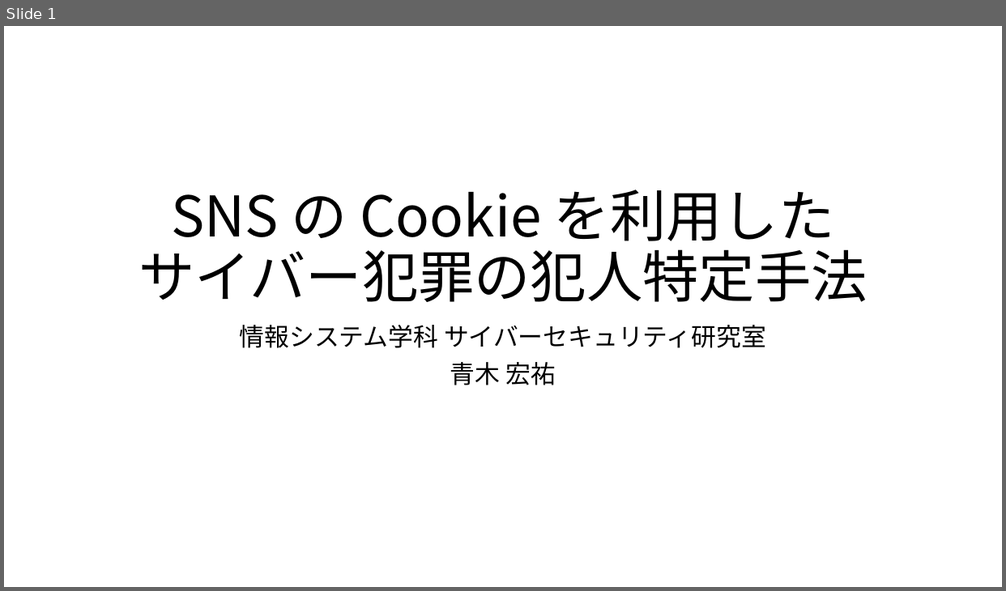
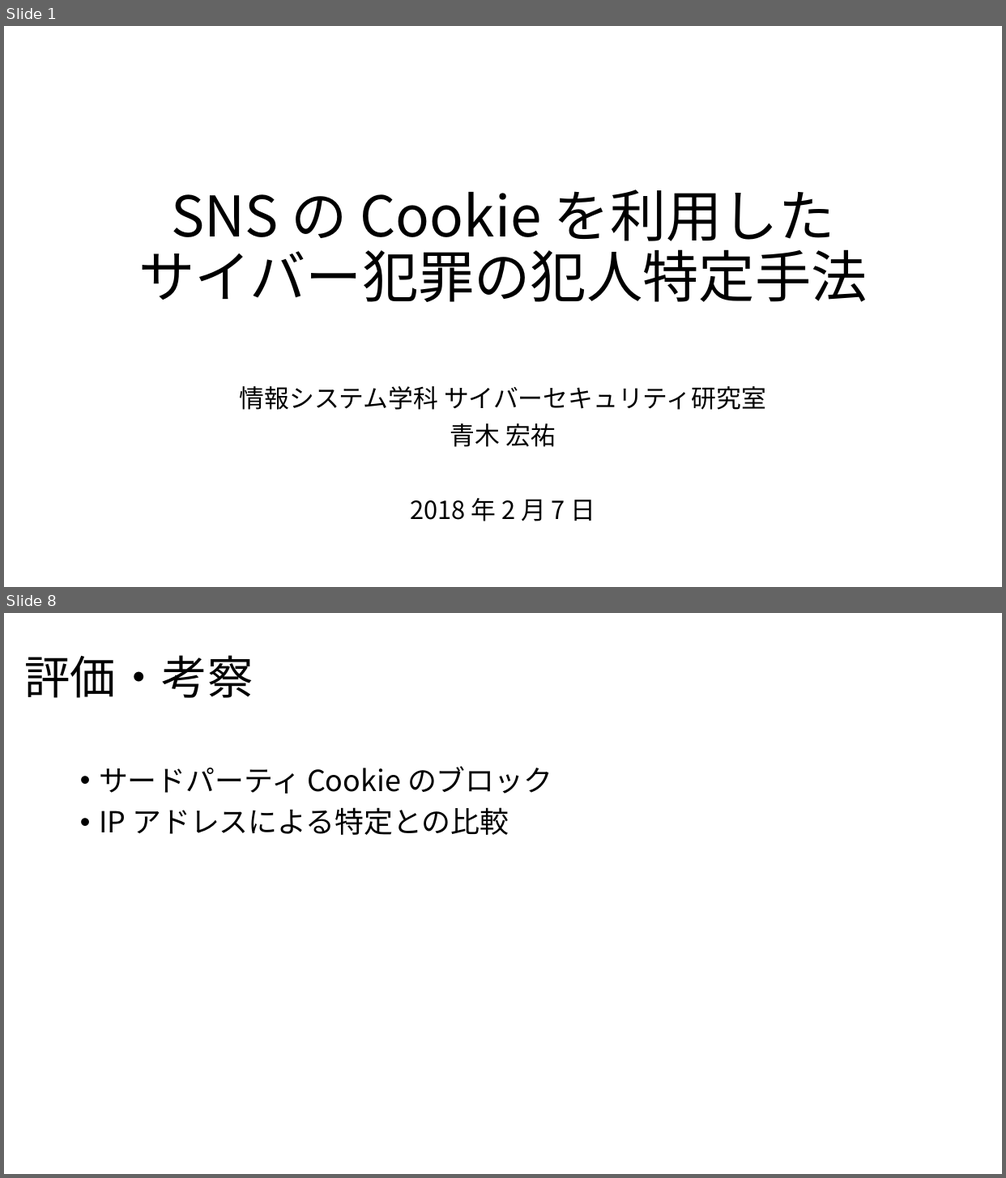
Before and after one commit to noraworld/graduation-thesis, a slide deck: presentation_slides.pptx. Shown one above the other, each under a label of ours: slide 1 before the commit, slides 1 and 8 after it; the slides between them are not shown. The pictures are 1006x591 and 1006x1178 pixels, drawn with LibreOffice and Linux fonts; fonts in the diff are those of the drawing. Boxes give left, top, right and bottom in pixels: in the first picture for what was removed or moved away, otherwise in the second. Text is boxed around its words. In the diff, an @@ line names an element or a change of style, - is before the commit and + after.

```diff
--- a/presentation_slides.pptx
+++ b/presentation_slides.pptx
@@ slide 8 added at (4,613,1002,1174), background #FFFFFF @@
@@ title added at (24,655,253,698), 44 pt, text #000000 @@
+評価・考察
@@ text added at (99,766,552,835), 28 pt, text #000000 @@
+• サードパーティ Cookie のブロック
+• IP アドレスによる特定との比較
@@ slide 1 changed as well @@
@@ subtitle "情報システム学科 サイバーセキュリティ研究室": place and size @@
-subtitle "情報システム学科 サイバーセキュリティ研究室" at (240,325,766,386)
+subtitle "情報システム学科 サイバーセキュリティ研究室" at (240,386,766,522)
@@ subtitle at (410,498,596,522): paragraph added @@
+2018 年 2 月 7 日
```
Also in this commit, not shown: 8 other slides added, 2 other files.
